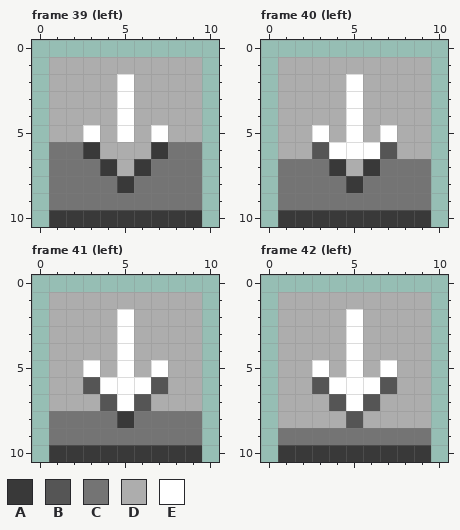
A pixel-art file gets an edit: assets/aseprite_files/arrow.ase. Above, as it was before the edit.
11x11 pixels, 44 frames. Colours within 5 levels of each other are drawn and written as one. Shown: frame 39 (left), frame 40 (left), frame 41 (left), frame 42 (left). The commit also changed other frames, which this record leaves out.
Visible layers, top first: "Layer 2" opacity 33%, "Layer 1".
Palette (. is transparent): A #393939  B #555555  C #747474  D #adadad  E #ffffff
Pixels before, frame 39 (left), first column x 1:
 1 DDDDDDDDD
 2 DDDDEDDDD
 3 DDDDEDDDD
 4 DDDDEDDDD
 5 DDEDEDEDD
 6 CCADDDACC
 7 CCCADACCC
 8 CCCCACCCC
 9 CCCCCCCCC
10 AAAAAAAAA
Pixels before, frame 40 (left), first column x 1:
 1 DDDDDDDDD
 2 DDDDEDDDD
 3 DDDDEDDDD
 4 DDDDEDDDD
 5 DDEDEDEDD
 6 DDBEEEBDD
 7 CCCADACCC
 8 CCCCACCCC
 9 CCCCCCCCC
10 AAAAAAAAA
Pixels before, frame 41 (left), first column x 1:
 1 DDDDDDDDD
 2 DDDDEDDDD
 3 DDDDEDDDD
 4 DDDDEDDDD
 5 DDEDEDEDD
 6 DDBEEEBDD
 7 DDDBEBDDD
 8 CCCCACCCC
 9 CCCCCCCCC
10 AAAAAAAAA
Pixels before, frame 42 (left), first column x 1:
 1 DDDDDDDDD
 2 DDDDEDDDD
 3 DDDDEDDDD
 4 DDDDEDDDD
 5 DDEDEDEDD
 6 DDBEEEBDD
 7 DDDBEBDDD
 8 DDDDBDDDD
 9 CCCCCCCCC
10 AAAAAAAAA
New version:
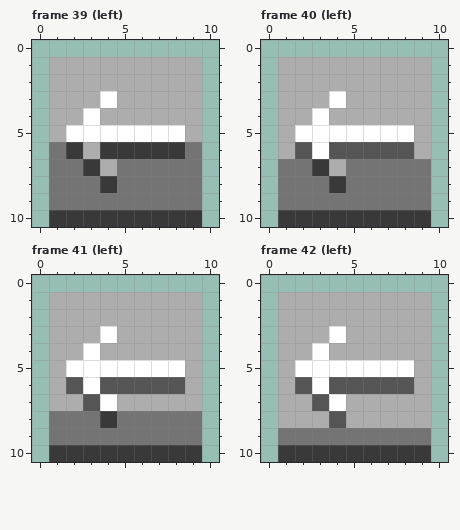
Change:
Frame 39 (left), layer "Layer 1":
The edit turns colour C into colour A in row 6 at x 2 and 8; in row 7 at x 3; in row 8 at x 4.
The edit turns colour D into colour A in row 6 at x 4 to 6.
The edit turns colour A into colour C in row 7 at x 6; in row 8 at x 5.
The edit turns colour D into colour C in row 7 at x 5.
The edit turns colour A into colour D in row 6 at x 3; in row 7 at x 4.
The edit turns colour E into colour D in rows 2 to 4 at x 5.
The edit turns colour D into colour E in row 3 at x 4; in row 4 at x 3; in row 5 at x 2, 4, 6 and 8.
Frame 40 (left), layer "Layer 1":
The edit turns colour C into colour A in row 7 at x 3; in row 8 at x 4.
The edit turns colour D into colour B in row 6 at x 2 and 8.
The edit turns colour E into colour B in row 6 at x 4 to 6.
The edit turns colour A into colour C in row 7 at x 6; in row 8 at x 5.
The edit turns colour D into colour C in row 7 at x 5.
The edit turns colour A into colour D in row 7 at x 4.
The edit turns colour E into colour D in rows 2 to 4 at x 5.
The edit turns colour B into colour E in row 6 at x 3.
The edit turns colour D into colour E in row 3 at x 4; in row 4 at x 3; in row 5 at x 2, 4, 6 and 8.
Frame 41 (left), layer "Layer 1":
The edit turns colour C into colour A in row 8 at x 4.
The edit turns colour D into colour B in row 6 at x 2 and 8; in row 7 at x 3.
The edit turns colour E into colour B in row 6 at x 4 to 6.
The edit turns colour A into colour C in row 8 at x 5.
The edit turns colour B into colour D in row 7 at x 6.
The edit turns colour E into colour D in rows 2 to 4 at x 5; in row 7 at x 5.
The edit turns colour B into colour E in row 6 at x 3; in row 7 at x 4.
The edit turns colour D into colour E in row 3 at x 4; in row 4 at x 3; in row 5 at x 2, 4, 6 and 8.
Frame 42 (left), layer "Layer 1":
The edit turns colour D into colour B in row 6 at x 2 and 8; in row 7 at x 3; in row 8 at x 4.
The edit turns colour E into colour B in row 6 at x 4 to 6.
The edit turns colour B into colour D in row 7 at x 6; in row 8 at x 5.
The edit turns colour E into colour D in rows 2 to 4 at x 5; in row 7 at x 5.
The edit turns colour B into colour E in row 6 at x 3; in row 7 at x 4.
The edit turns colour D into colour E in row 3 at x 4; in row 4 at x 3; in row 5 at x 2, 4, 6 and 8.
